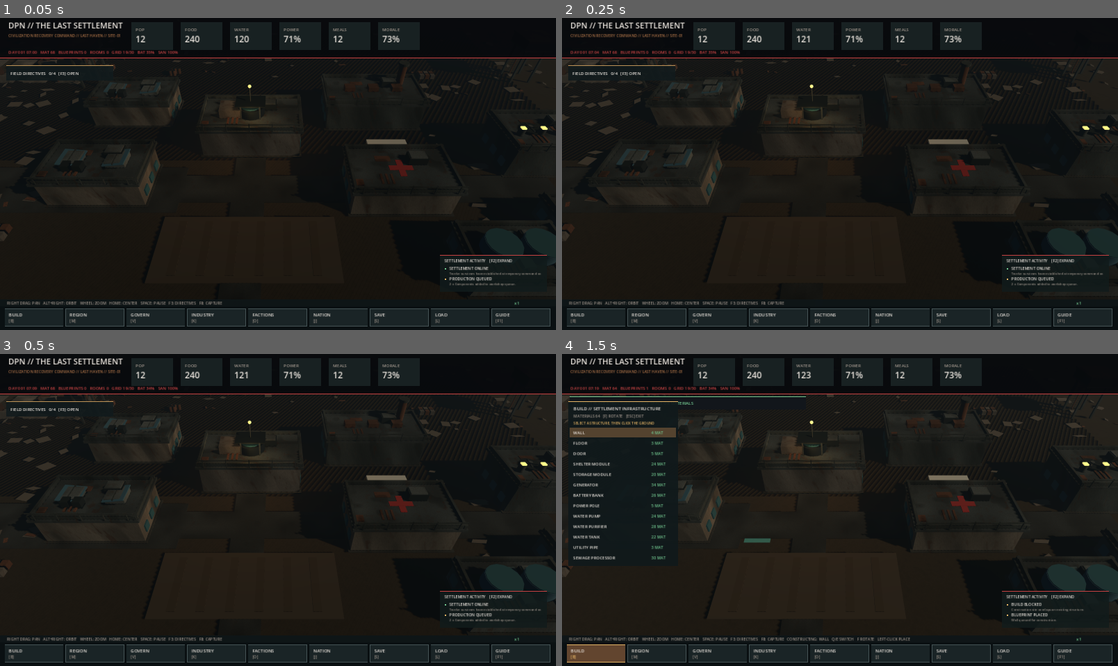
Above: before the commit, frames 1-4 (two rows, left to right).
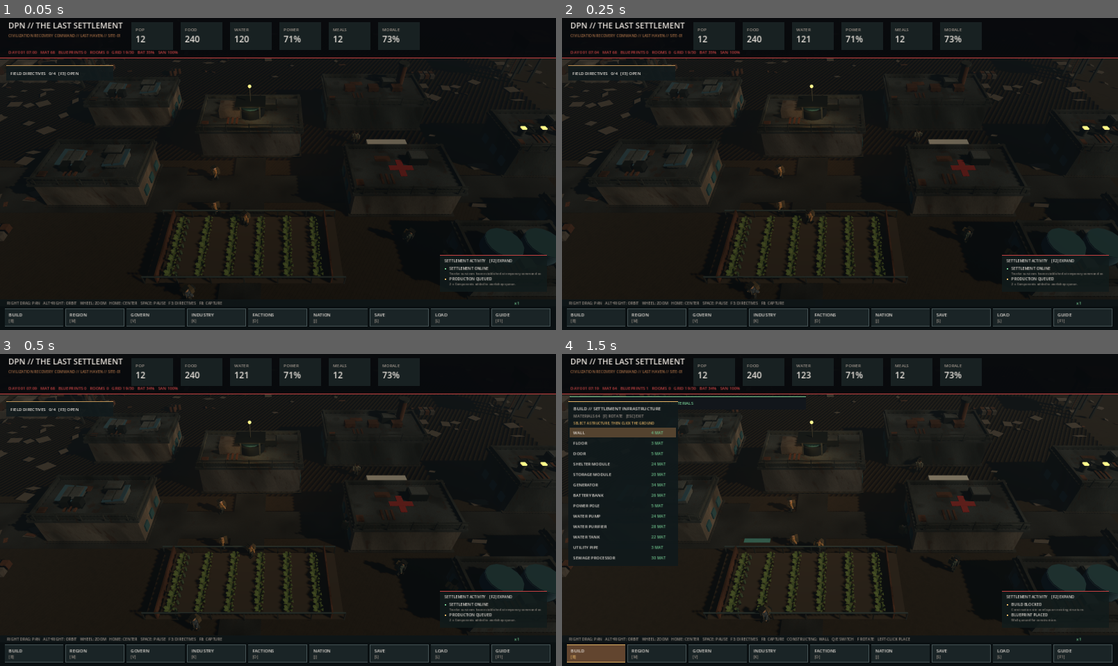
Above: after the commit, the same moments.

Repository: DPN-Technology/The-Last-Settlement
Game: Godot game, scene res://src/Main.tscn
Same seed, same stepped clock (60 frames per second), same inputs: the game is played once before the commit and once after it.
Inputs (mouse positions are in pixels of both pictures, inside the frame that each line leads up to):
- Up to frame 1 (0.05 s): no input
- Up to frame 2 (0.25 s): no input
- Up to frame 3 (0.5 s): no input
- Up to frame 4 (1.5 s): tap Enter at 0.5 s; move the mouse to (962, 494) at 0.52 s; hold Right 0.53-1.25 s; tap B at 0.6 s; click (962, 494) at 0.67 s; tap Space at 0.77, 1.25 s; drag from (728, 525) to (812, 572) at 1.27 s

The runs differ from the first frame. In frame 1, 0.9% of the frame differs, in the area x 25-75%, y 36-90%; in frame 2, 0.9%; in frame 3, 1.5%; in frame 4, 1.6%, in the area x 25-72%, y 34-86%.
Error before the commit: Parse Error: Cannot infer the type of "left" variable because the value doesn't have a set type. (res://src/settlement_detail_art_3d.gd:151)

Commit message:
fix(godot): explicitly type survivor limb-side loop variable

Diff:
--- a/src/settlement_detail_art_3d.gd
+++ b/src/settlement_detail_art_3d.gd
@@ -148,7 +148,7 @@
 	_box(person, "CapBill", Vector3(0, 2.31, -0.31), Vector3(0.51, 0.07, 0.31), mats["boots"])
 
 	for sign in [-1.0,1.0]:
-		var left := sign < 0.0
+		var left: bool = float(sign) < 0.0
 		var leg := Node3D.new()
 		leg.name = "LegLeft" if left else "LegRight"
 		leg.position = Vector3(sign * 0.21, 0.94, 0.0)
